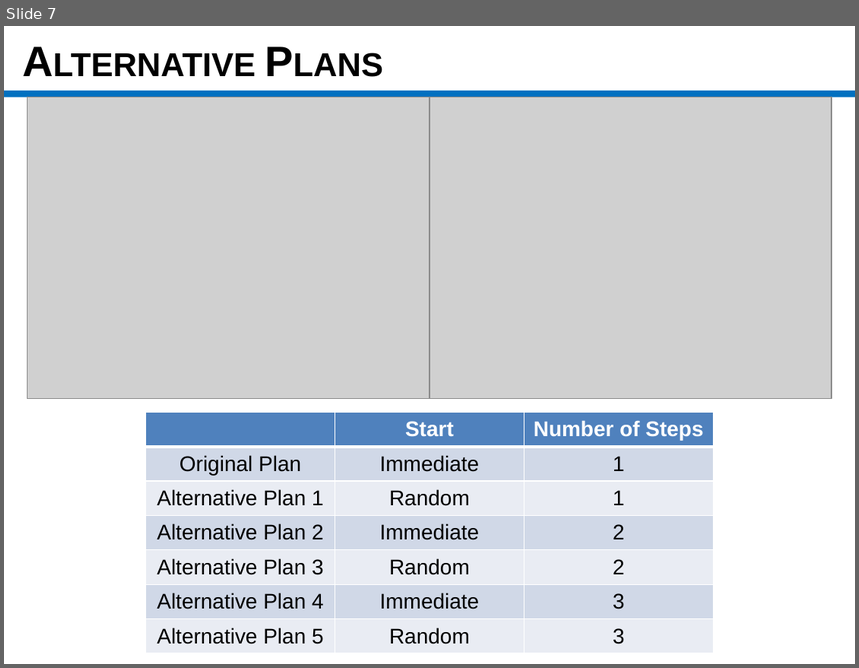
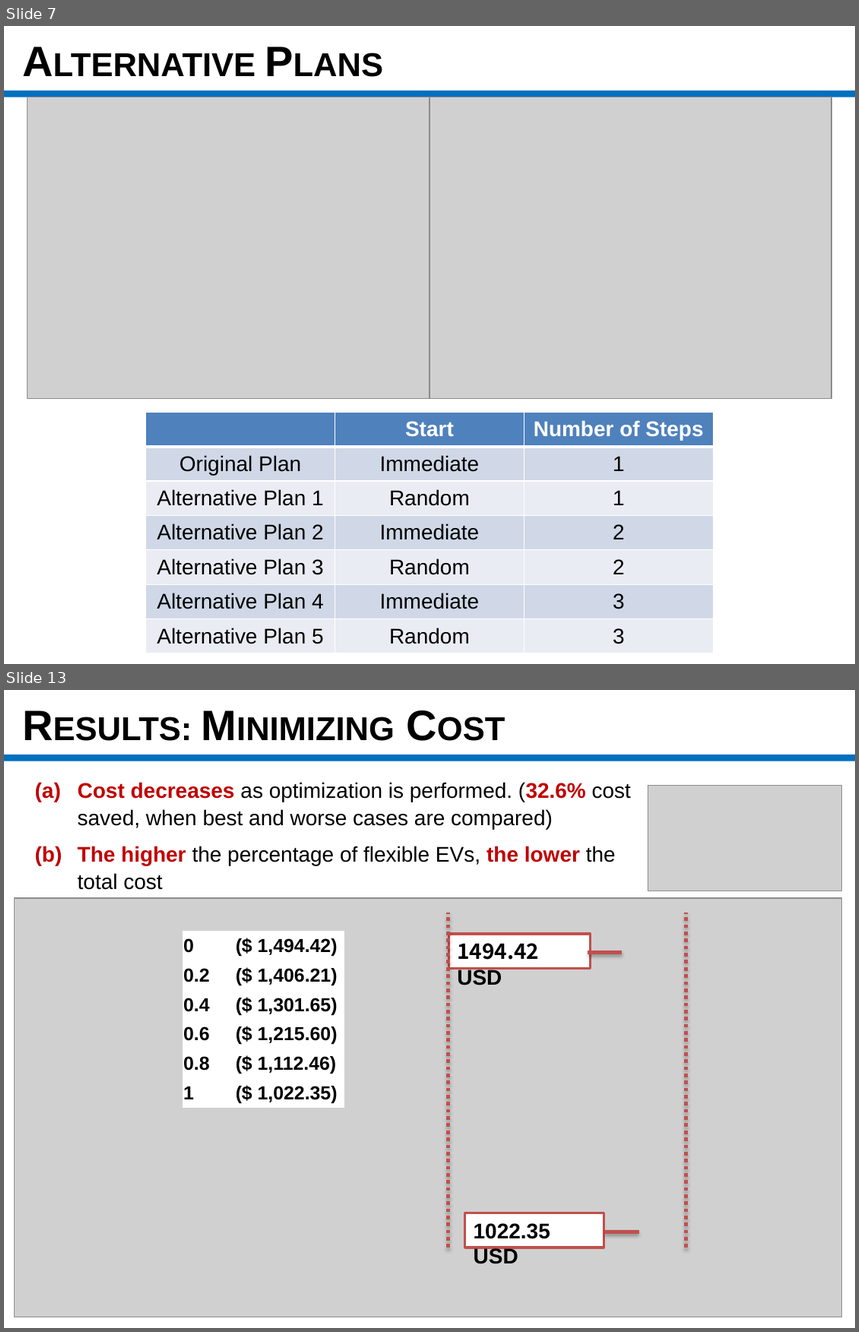
Before and after one commit to msssm/project_template, a slide deck: presentation/Final Presentation_mGrid.pptx. Shown one above the other, each under a label of ours: slide 7 before the commit, slides 7 and 13 after it; the slides between them are not shown. The pictures are 859x668 and 859x1332 pixels, drawn with LibreOffice and Linux fonts; fonts in the diff are those of the drawing; grey boxes stand for pictures. Boxes give left, top, right and bottom in pixels: in the first picture for what was removed or moved away, otherwise in the second. Text is boxed around its words. In the diff, an @@ line names an element or a change of style, - is before the commit and + after.

```diff
--- a/presentation/Final Presentation_mGrid.pptx
+++ b/presentation/Final Presentation_mGrid.pptx
@@ slide 13 added at <box>4,690,855,1328</box>, background #FFFFFF @@
@@ rectangle added at <box>4,755,855,761</box>, fill #0070C0 @@
@@ text added at <box>78,782,631,890</box>, 18 pt, text #000000 @@
+(a) Cost decreases as optimization is performed. (32.6% cost saved, when best and worse cases are compared)
+(b) The higher the percentage of flexible EVs, the lower the total cost
@@ text added at <box>78,783,125,799</box>, 28 pt, text #000000, bold @@
+RESULTS: MINIMIZING COST
@@ picture added at <box>648,785,842,891</box> @@
@@ picture added at <box>14,898,842,1319</box> @@
@@ line added from (449, 1248) to (449, 913), #C0504D 3 pt dashed @@
@@ line added from (686, 1248) to (686, 913), #C0504D 3 pt dashed @@
@@ table added at <box>183,931,344,1108</box>, 6 rows, 2 columns @@
+0 | ($ 1,494.42)
+0.2 | ($ 1,406.21)
+0.4 | ($ 1,301.65)
+0.6 | ($ 1,215.60)
+0.8 | ($ 1,112.46)
+1 | ($ 1,022.35)
@@ rectangle added at <box>449,934,591,968</box>, fill #FFFFFF, outline #C0504D 2 pt, 18 pt, text #000000, bold @@
+1494.42 USD
@@ line added from (622, 953) to (588, 953), #C0504D 3 pt @@
@@ rectangle added at <box>465,1214,604,1248</box>, fill #FFFFFF, outline #C0504D 2 pt, 18 pt, text #000000, bold @@
+1022.35 USD
@@ line added from (639, 1232) to (605, 1232), #C0504D 3 pt @@
```
Also in this commit, not shown: 4 slides changed, 5 other slides added, 27 other files.
